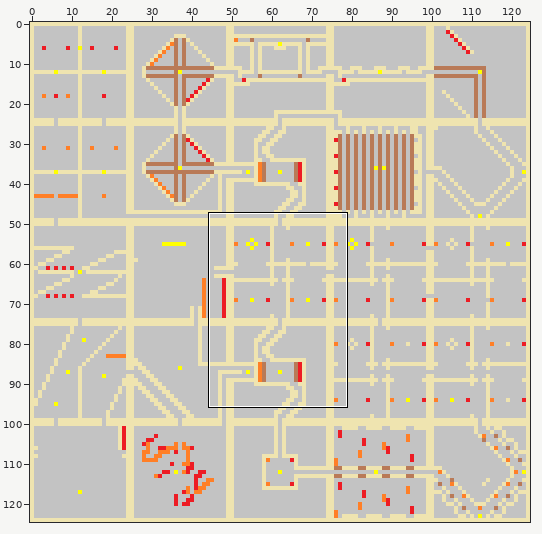
File history of a sprite sheet, src/Map.png. Above: a wide view before the commit, with the close-up outlined.
Close-up. Before:
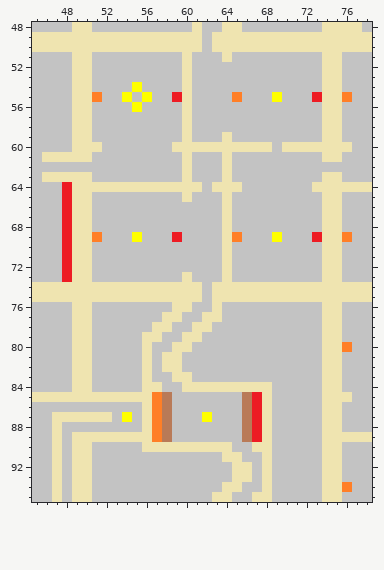
The file is 125x125 pixels. Shown: x 45..78, y 48..95.
Once edited:
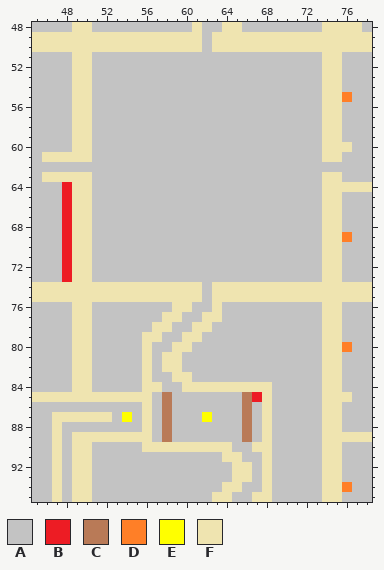
Palette (. is transparent): A #c3c3c3  B #ed1c24  C #b97a57  D #ff7f27  E #ffff00  F #efe4b0
The edit:
@@ x 45..78 @@
 50 FFFFFFFFFFFFFFFFFAFFFFFFFFFFFFFFFF
-51 AAAAFFAAAAAAAAAFAAAFAAAAAAAAAFFAAA
-52 AAAAFFAAAAAAAAAFAAAAAAAAAAAAAFFAAA
-53 AAAAFFAAAAAAAAAFAAAAAAAAAAAAAFFAAA
-54 AAAAFFAAAAEAAAAFAAAAAAAAAAAAAFFAAA
-55 AAAAFFDAAEAEAABFAAAADAAAEAAABFFDAA
-56 AAAAFFAAAAEAAAAFAAAAAAAAAAAAAFFAAA
-57 AAAAFFAAAAAAAAAFAAAAAAAAAAAAAFFAAA
-58 AAAAFFAAAAAAAAAFAAAAAAAAAAAAAFFAAA
-59 AAAAFFAAAAAAAAAFAAAFAAAAAAAAAFFAAA
-60 AAAAFFFAAAAAAAFFFFFFFFFFAFFFFFFFAA
-61 AFFFFFAAAAAAAAAFAAAFAAAAAAAAAFFAAA
-62 AAAAAAAAAAAAAAAFAAAFAAAAAAAAAAAAAA
-63 AFFFFFAAAAAAAAAFAAAFAAAAAAAAAFFAAA
-64 AAABFFFFFFFFFFFFFAFFFAAAAAAAFFFFFF
-65 AAABFFAAAAAAAAAFAAAFAAAAAAAAAFFAAA
-66 AAABFFAAAAAAAAAAAAAFAAAAAAAAAFFAAA
-67 AAABFFAAAAAAAAAAAAAFAAAAAAAAAFFAAA
-68 AAABFFAAAAAAAAAAAAAFAAAAAAAAAFFAAA
-69 AAABFFDAAAEAAABAAAAFDAAAEAAABFFDAA
-70 AAABFFAAAAAAAAAAAAAFAAAAAAAAAFFAAA
-71 AAABFFAAAAAAAAAAAAAFAAAAAAAAAFFAAA
-72 AAABFFAAAAAAAAAAAAAFAAAAAAAAAFFAAA
-73 AAABFFAAAAAAAAAFAAAFAAAAAAAAAFFAAA
+51 AAAAFFAAAAAAAAAAAAAAAAAAAAAAAFFAAA
+52 AAAAFFAAAAAAAAAAAAAAAAAAAAAAAFFAAA
+53 AAAAFFAAAAAAAAAAAAAAAAAAAAAAAFFAAA
+54 AAAAFFAAAAAAAAAAAAAAAAAAAAAAAFFAAA
+55 AAAAFFAAAAAAAAAAAAAAAAAAAAAAAFFDAA
+56 AAAAFFAAAAAAAAAAAAAAAAAAAAAAAFFAAA
+57 AAAAFFAAAAAAAAAAAAAAAAAAAAAAAFFAAA
+58 AAAAFFAAAAAAAAAAAAAAAAAAAAAAAFFAAA
+59 AAAAFFAAAAAAAAAAAAAAAAAAAAAAAFFAAA
+60 AAAAFFAAAAAAAAAAAAAAAAAAAAAAAFFFAA
+61 AFFFFFAAAAAAAAAAAAAAAAAAAAAAAFFAAA
+62 AAAAAAAAAAAAAAAAAAAAAAAAAAAAAAAAAA
+63 AFFFFFAAAAAAAAAAAAAAAAAAAAAAAFFAAA
+64 AAABFFAAAAAAAAAAAAAAAAAAAAAAAFFFFF
+65 AAABFFAAAAAAAAAAAAAAAAAAAAAAAFFAAA
+66 AAABFFAAAAAAAAAAAAAAAAAAAAAAAFFAAA
+67 AAABFFAAAAAAAAAAAAAAAAAAAAAAAFFAAA
+68 AAABFFAAAAAAAAAAAAAAAAAAAAAAAFFAAA
+69 AAABFFAAAAAAAAAAAAAAAAAAAAAAAFFDAA
+70 AAABFFAAAAAAAAAAAAAAAAAAAAAAAFFAAA
+71 AAABFFAAAAAAAAAAAAAAAAAAAAAAAFFAAA
+72 AAABFFAAAAAAAAAAAAAAAAAAAAAAAFFAAA
+73 AAABFFAAAAAAAAAAAAAAAAAAAAAAAFFAAA
 74 FFFFFFFFFFFFFFFFFAFFFFFFFFFFFFFFFF
@@ x 55..69 @@
 84 AFFAAFFFFFFFFFA
-85 FFDCAAAAAAACBFA
-86 AFDCAAAAAAACBFA
-87 AFDCAAAEAAACBFA
-88 AFDCAAAAAAACBFA
-89 FFDCAAAAAAACBFA
+85 FFACAAAAAAACBFA
+86 AFACAAAAAAACAFA
+87 AFACAAAEAAACAFA
+88 AFACAAAAAAACAFA
+89 FFACAAAAAAACAFA
 90 AFFFFFFFFFAAFFA
Boxes around the changes in both close-ups, in picture pixels (x1, y1, x2, y2):
changed: (92, 52, 322, 282)
changed: (152, 392, 162, 442)
changed: (252, 402, 262, 442)
